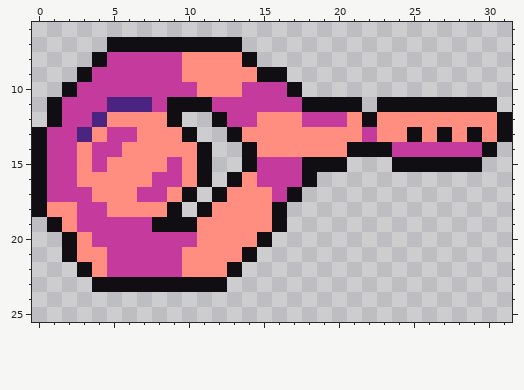
One commit to this pixel-art sprite: asset/sprite_player_gun_1.png. This is how it looked before the edit.
The file is 32x32 pixels. Shown: x 0..31, y 6..25.
The result:
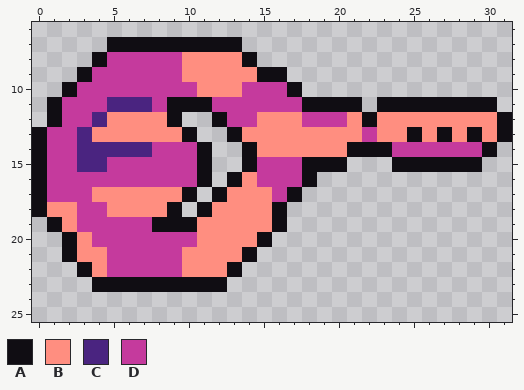
Palette (. is transparent): A #100d13  B #ff8e80  C #4a2480  D #c53a9d
What changed:
@@ x 1..12 @@
 12 ADDCBBBBA..A
-13 DDCBDDBBBA..
-14 DDBDDBBBBBA.
-15 DDBDBBBBDBA.
-16 DDBBBBBDDBA.
-17 DDDBBBDDBA.A
+13 DDCBBBBBBA..
+14 DDCCCCCDDDA.
+15 DDCCDDDDDDA.
+16 DDDDDDDDDDA.
+17 DDDBBBBBBA.A
 18 BBDDBBBBA.AB
Boxes around the changes in both pictures, in picture pixels (x1, y1, x2, y2):
changed: (77, 127, 197, 202)
